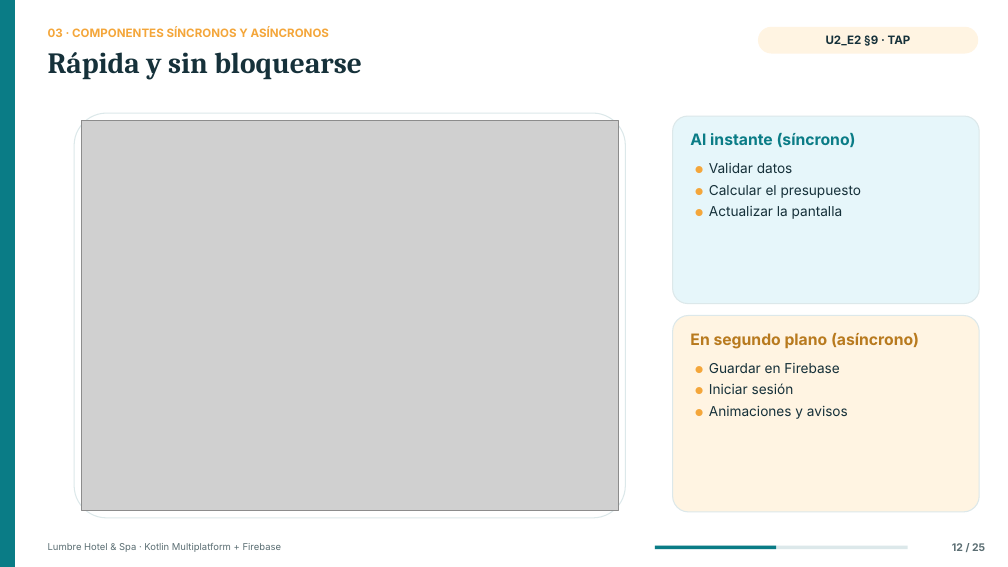
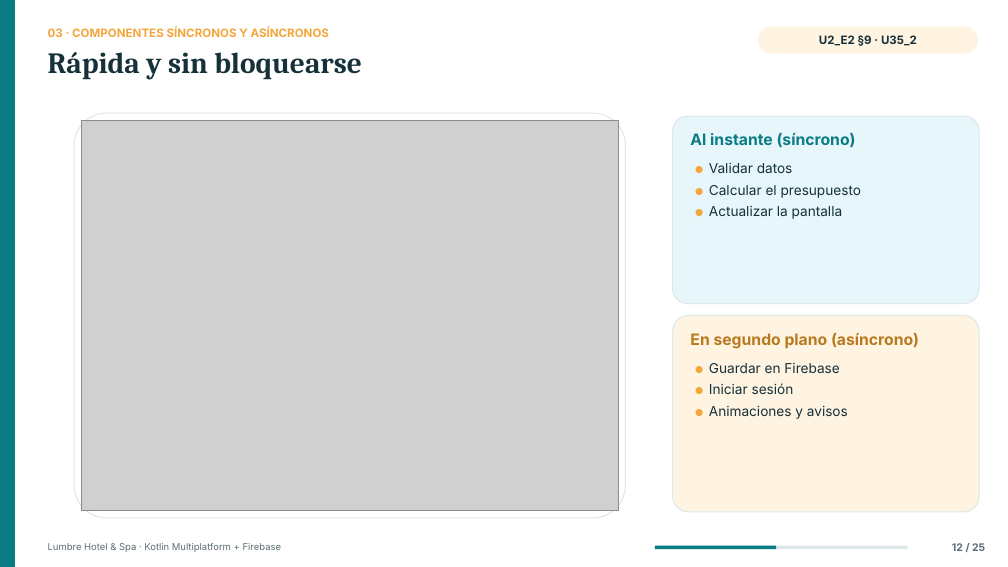
Before and after one commit to JanCarliux24/hotel-lumbre, a slide deck: slide 12 of docs/entregables/Presentacion_Proyecto_Lumbre.pptx. Drawn at 1008x567 pixels with LibreOffice and Linux fonts; fonts in the diff are those of the drawing; grey boxes stand for pictures. Boxes give left, top, right and bottom in pixels: in the first picture for what was removed or moved away, otherwise in the second. Text is boxed around its words. In the diff, an @@ line names an element or a change of style, - is before the commit and + after.

```diff
--- a/docs/entregables/Presentacion_Proyecto_Lumbre.pptx
+++ b/docs/entregables/Presentacion_Proyecto_Lumbre.pptx
@@ text in rounded rectangle at [819,35,917,48]: text changed @@
-U2_E2 §9 · TAP
+U2_E2 §9 · U35_2
```
Also in this commit, not shown: 4 other slides changed, 30 other files.
